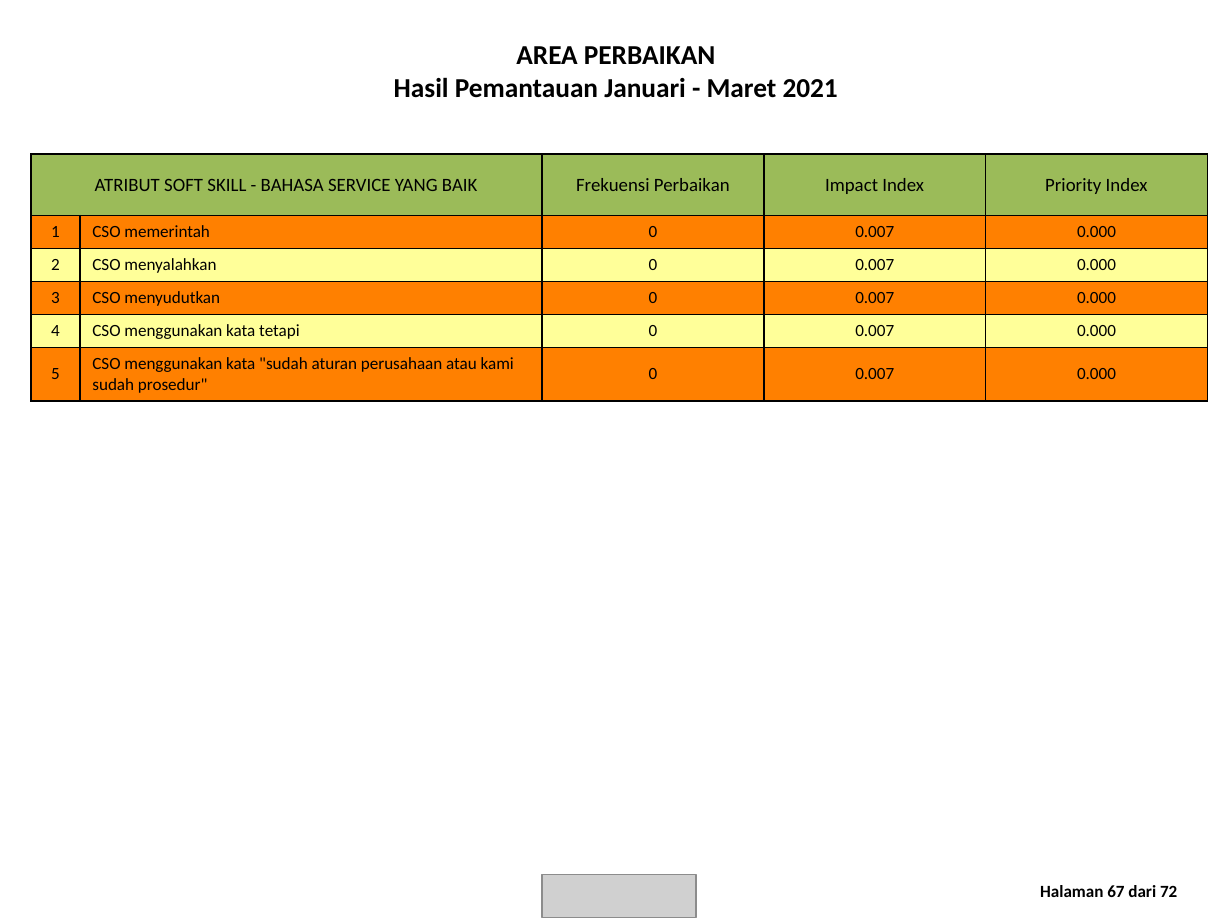
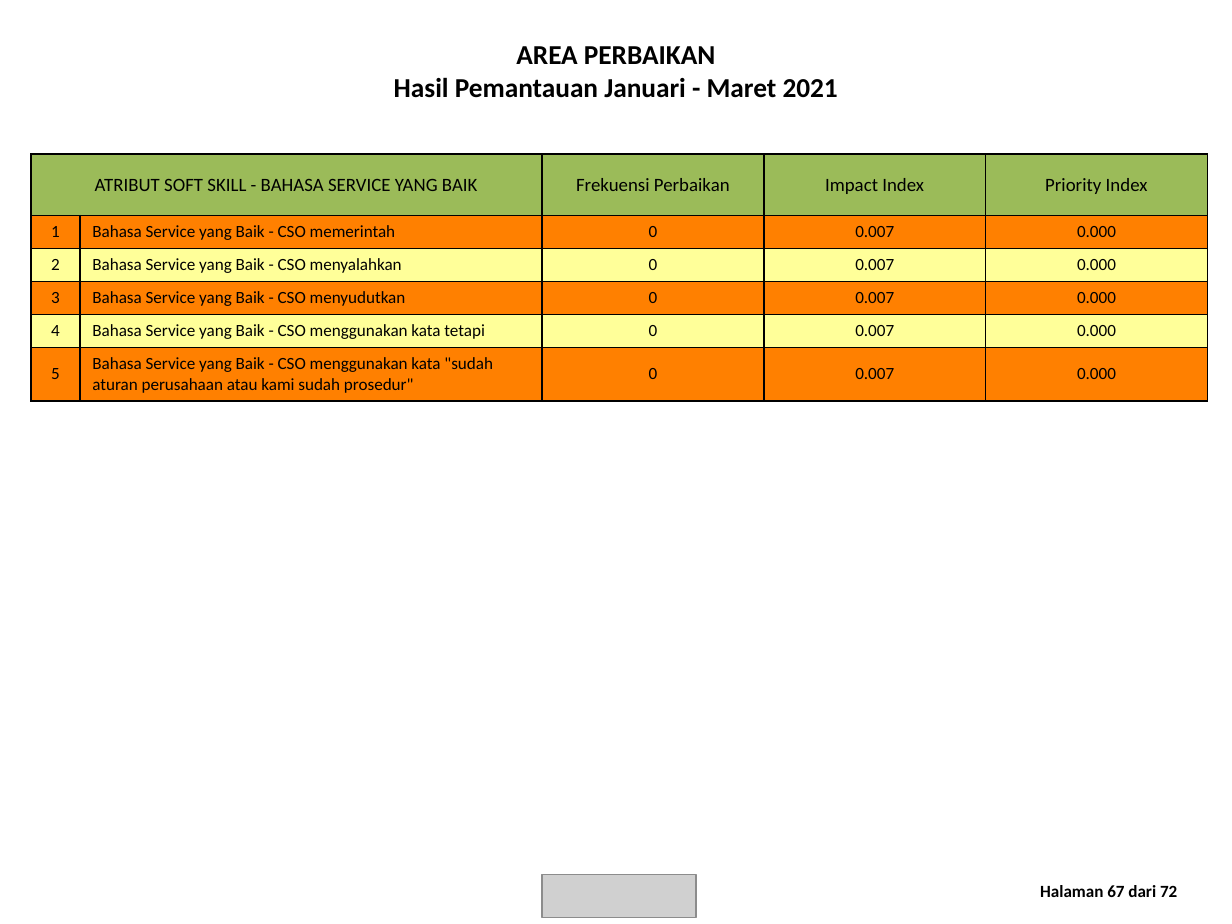
Before and after one commit to datateamFrontier/sei_automation, a slide deck: slide 68 of laporan/Laporan email customercare@commbank.co.id 2021.pptx. Drawn at 1232x924 pixels with LibreOffice and Linux fonts; fonts in the diff are those of the drawing; grey boxes stand for pictures. Boxes give left, top, right and bottom in pixels: in the first picture for what was removed or moved away, otherwise in the second. Text is boxed around its words. In the diff, an @@ line names an element or a change of style, - is before the commit and + after.

```diff
--- a/laporan/Laporan email customercare@commbank.co.id 2021.pptx
+++ b/laporan/Laporan email customercare@commbank.co.id 2021.pptx
@@ table at [31, 154, 1207, 397] @@
-row 2, column 2: CSO memerintah
+row 2, column 2: Bahasa Service yang Baik - CSO memerintah
-row 3, column 2: CSO menyalahkan
+row 3, column 2: Bahasa Service yang Baik - CSO menyalahkan
-row 4, column 2: CSO menyudutkan
+row 4, column 2: Bahasa Service yang Baik - CSO menyudutkan
-row 5, column 2: CSO menggunakan kata tetapi
+row 5, column 2: Bahasa Service yang Baik - CSO menggunakan kata tetapi
@@ row 6, column 2: "CSO menggunakan kata "sudah aturan perusahaan atau kami sudah prosedur"" to "Bahasa Service yang Baik - CSO menggunakan kata "sudah aturan perusahaan atau kami sudah prosedur"" @@
```
Also in this commit, not shown: 39 other slides changed, 44 other files.
